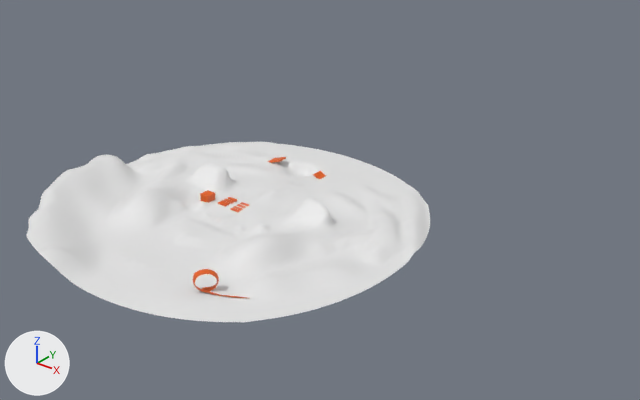
A saved change to the Blender file assets/World.blend.
Both versions are drawn from a camera (50 mm lens) standing at (725.0, -736.0, 515.0) and looking at (11.0, 157.0, -39.0). Lighting does not change. The marker at lower left points along +X, +Y and +Z.

In view in the first picture: 'Ground'.
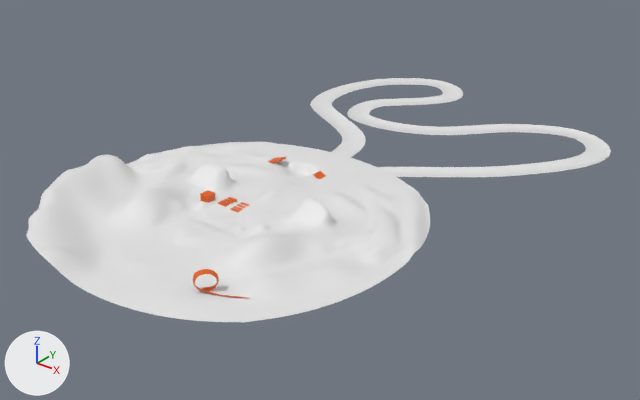
What differs and where, as boxes (x1, y1, x2, y2) in the pictures (640 x 400 px):
```json
{"object": "BezierCurve", "change": "added", "after": [310, 78, 611, 177]}
```

Edits to the scene script, one JSON object a line:
```json
{"op": "add", "block": "me_beziercurve", "code": ["me_beziercurve = bpy.data.meshes.new('BezierCurve')", "me_beziercurve.from_pydata(...)  # 2745 vertices, 2753 faces; spans x -195.0..320.0, y -22.0..397.0, z -1.0..1.0", "me_beziercurve.polygons.foreach_set('use_smooth', [True] * 2753)", "me_beziercurve.materials.append(mat_material_001)  # its picture is missing"]}
{"op": "add", "block": "ob_beziercurve", "code": ["ob_beziercurve = bpy.data.objects.new('BezierCurve', me_beziercurve)", "ob_beziercurve.location = (-20.0, 238.0, -3.0)"]}
```
